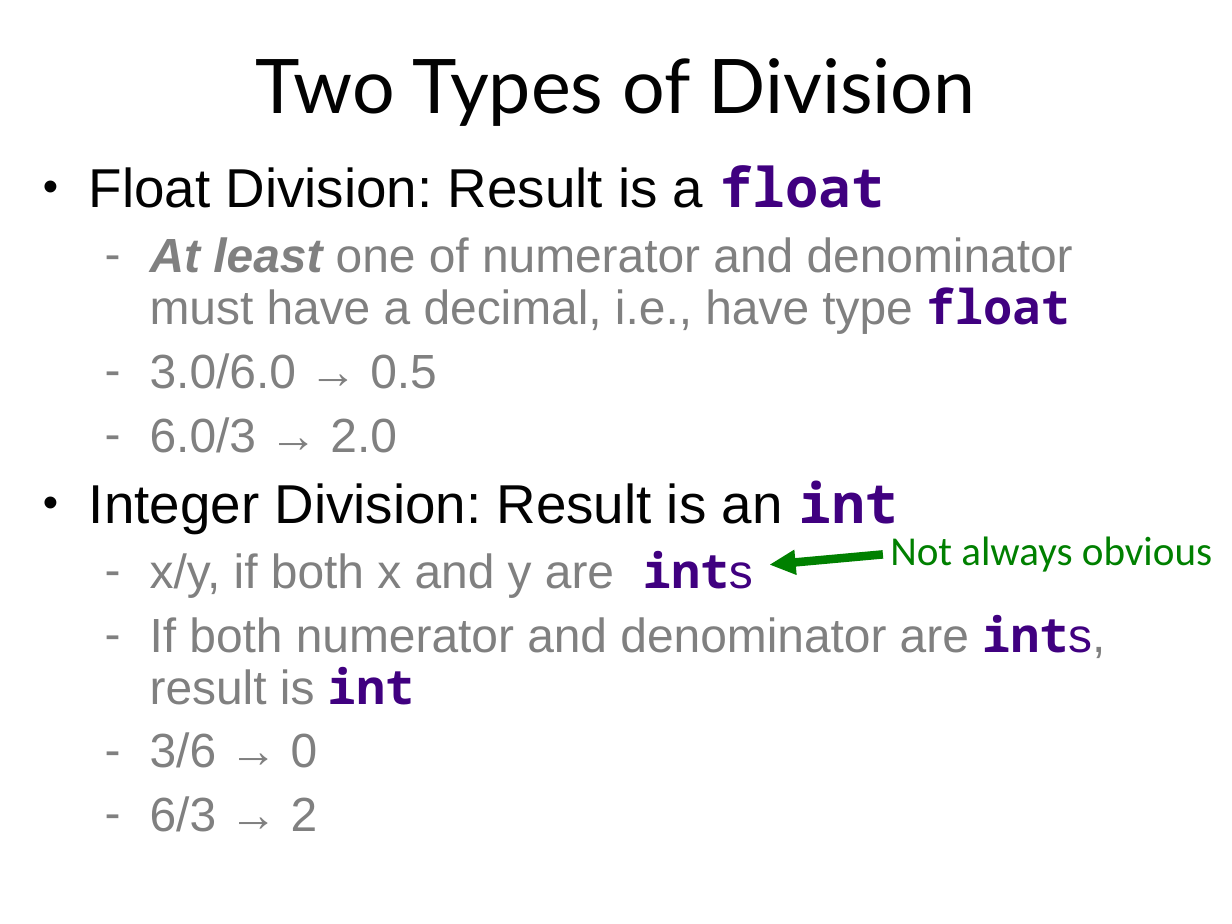
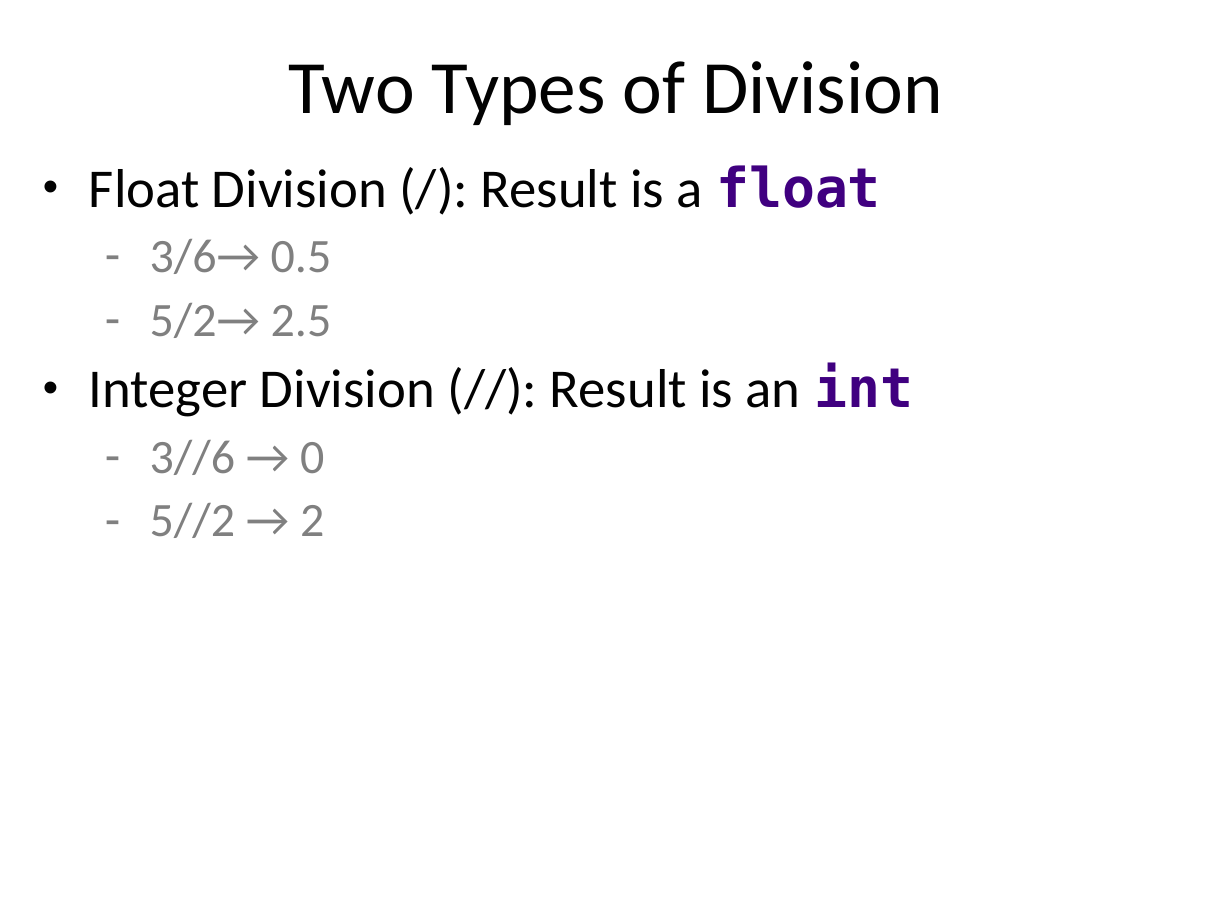
Before and after one commit to emhill/117-S15, a slide deck: slide 38 of src/morea/materials/04-python-intro.pptx (slide 50 before the commit). Drawn at 1232x924 pixels with LibreOffice and Linux fonts; fonts in the diff are those of the drawing. Boxes give left, top, right and bottom in pixels: in the first picture for what was removed or moved away, otherwise in the second. Text is boxed around its words. In the diff, an @@ line names an element or a change of style, - is before the commit and + after.

```diff
--- a/src/morea/materials/04-python-intro.pptx
+++ b/src/morea/materials/04-python-intro.pptx
@@ title "Two Types of Division" at box(288, 61, 943, 125): font Lato to Calibri @@
@@ text at box(89, 165, 913, 538): text changed; size 28 to 32 pt; font Arial to Calibri; text colour #808080 to #020202 @@
-• Float Division: Result is a float
-  ‑ At least one of numerator and denominator must have a decimal, i.e., have type float
-  ‑ 3.0/6.0 → 0.5
-  ‑ 6.0/3 → 2.0
-• Integer Division: Result is an int
-  ‑ x/y, if both x and y are ints
-  ‑ If both numerator and denominator are ints, result is int
-  ‑ 3/6 → 0
-  ‑ 6/3 → 2
+• Float Division (/): Result is a float
+  ‑ 3/6→ 0.5
+  ‑ 5/2→ 2.5
+• Integer Division (//): Result is an int
+  ‑ 3//6 → 0
+  ‑ 5//2 → 2
@@ text removed at box(890, 536, 1212, 572) @@
-Not always obvious
@@ arrow removed from (883, 554) to (770, 564) @@
```
Also in this commit, not shown: 10 other slides changed, 2 slides added, 1 slide removed, 6 other files.
